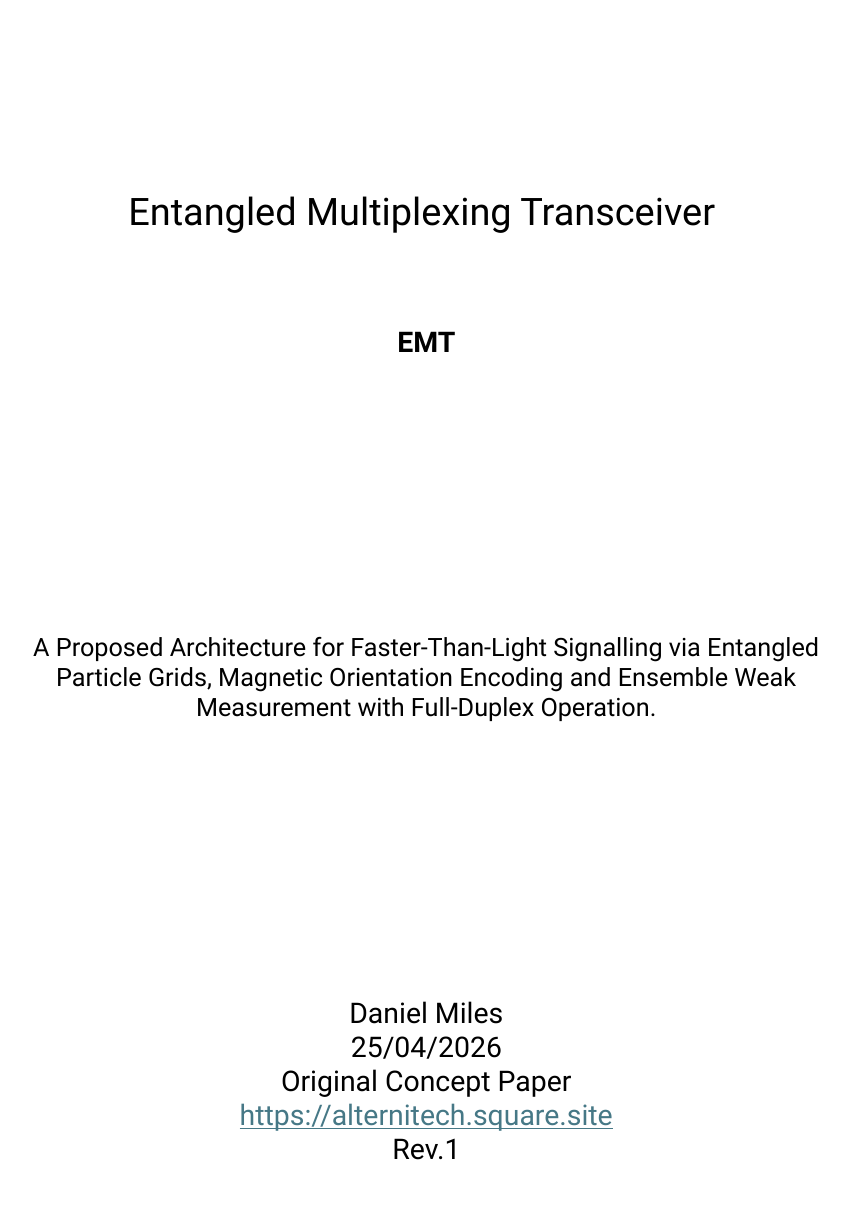
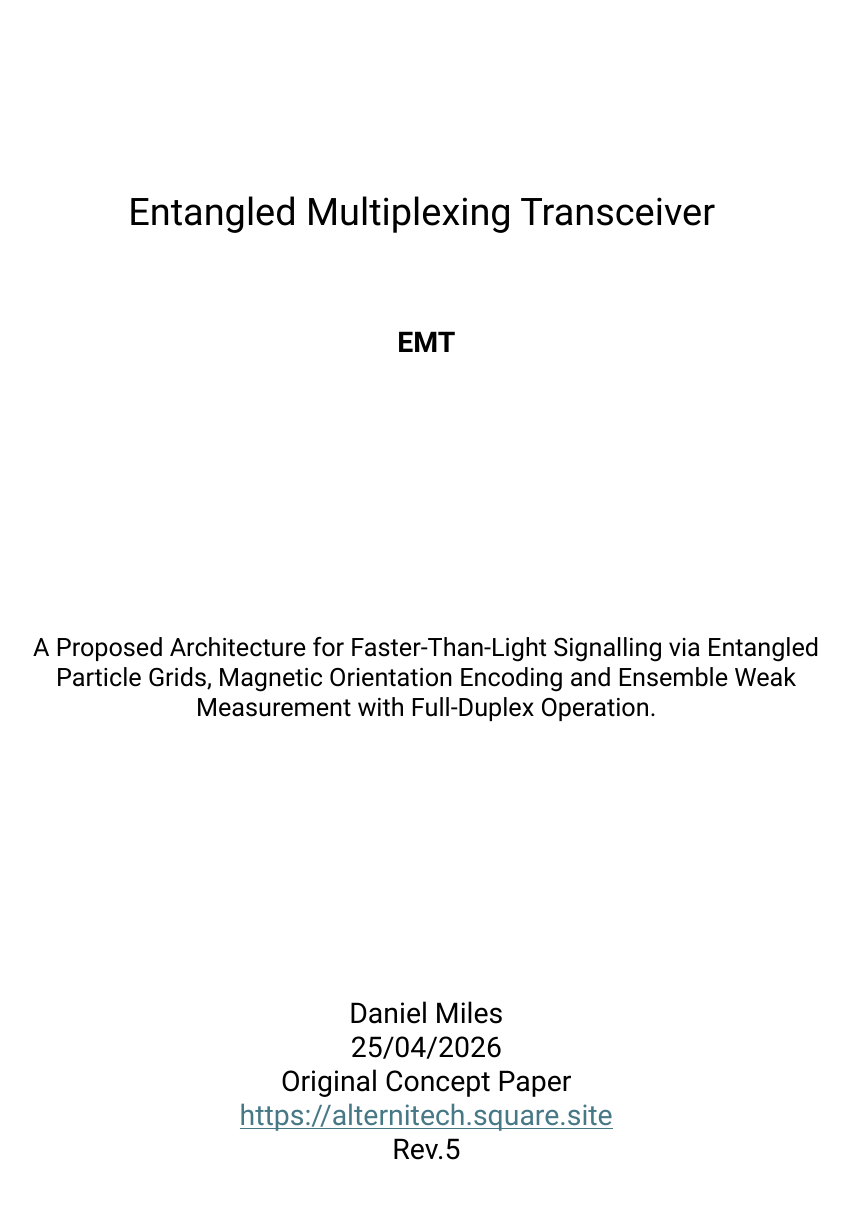
Before and after one commit to DansDesigns/EMT, a slide deck: slide 1 of revisions/QuantumEntangledMultiplexingTransceiver_Rev5.pptx. Drawn at 853x1232 pixels with LibreOffice and Linux fonts; fonts in the diff are those of the drawing. Boxes give left, top, right and bottom in pixels: in the first picture for what was removed or moved away, otherwise in the second. Text is boxed around its words. In the diff, an @@ line names an element or a change of style, - is before the commit and + after.

```diff
--- a/revisions/QuantumEntangledMultiplexingTransceiver_Rev5.pptx
+++ b/revisions/QuantumEntangledMultiplexingTransceiver_Rev5.pptx
@@ text at [392,1138,460,1160]: text changed @@
-Rev.1
+Rev.5
```
Also in this commit, not shown: 1 other file.
